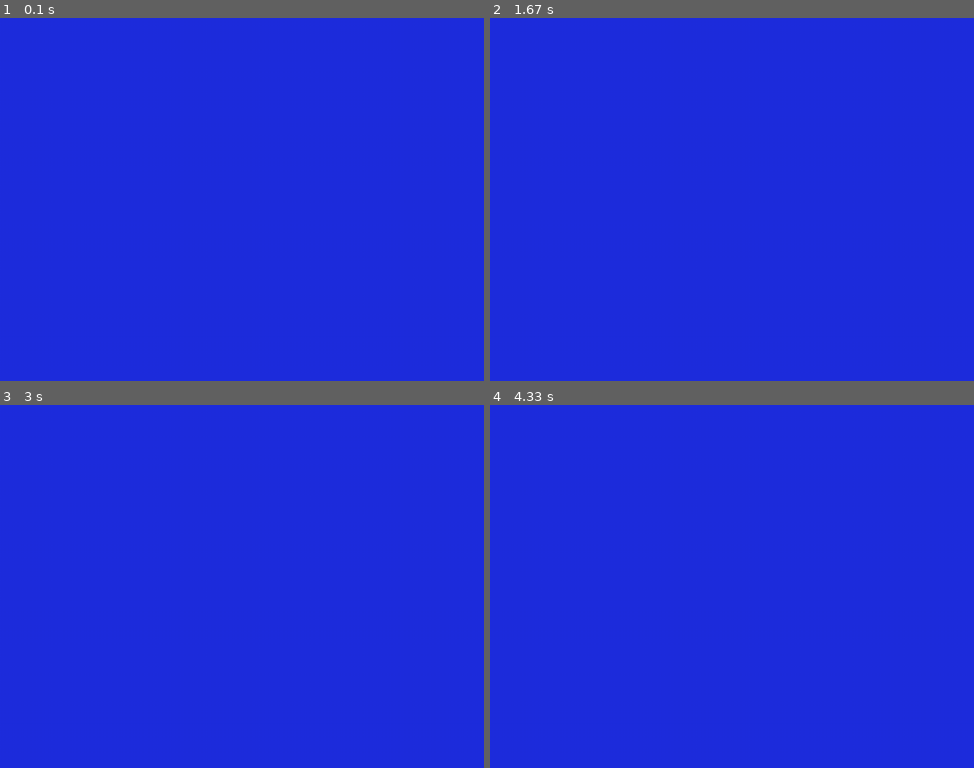
Above: before the commit, frames 1-4 (two rows, left to right).
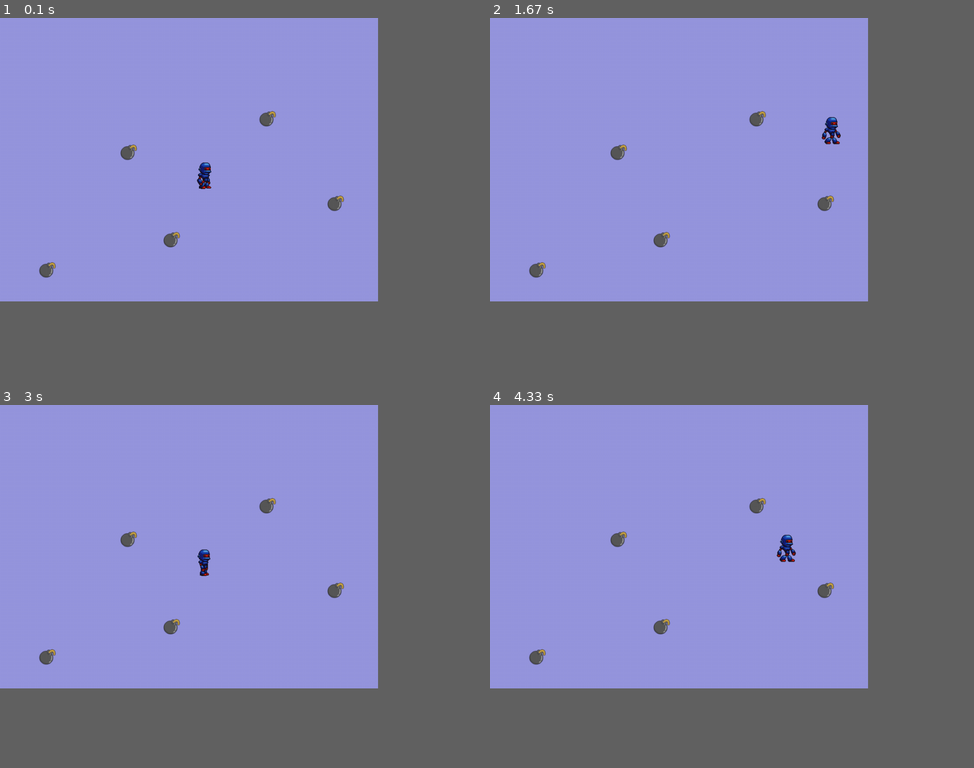
Above: after the commit, the same moments.

Repository: anbreaker/k7pyGame
Game: pygame game, started from main.py
Same seed, same stepped clock (60 frames per second), same inputs: the game is played once before the commit and once after it.
Inputs:
- Up to frame 1 (0.1 s): no input
- Up to frame 2 (1.67 s): hold Right 0.33-0.8 s; hold Up 0.83-1.13 s; hold Right 1.17-1.63 s
- Up to frame 3 (3 s): hold Left 1.67-2.2 s; hold Down 2.23-2.53 s; hold Left 2.57-2.97 s
- Up to frame 4 (4.33 s): hold Up 3-3.37 s; hold Right 3.4-4.03 s; hold Down from 4.07 s (still down)
In our replay, the window is 900x675 before the commit and 703x527 after it. These sizes can differ from the game's own. Grey fills any space a smaller window leaves; there, only what the larger window draws over its background counts as a difference.

The runs differ from the first frame. In frame 1, 61% of the frame differs, in the area x 0-79%, y 0-79%; in frame 2, 61%; in frame 3, 61%; in frame 4, 61%.

Commit message:
bombas y clases

Diff:
--- a/main.py
+++ b/main.py
@@ -1,23 +1,162 @@
 from pygame import *
 from pygame.locals import *
 import sys
+from random import randint
 
-# inicializamos pygame
 init()
+FPS = 60
 
-# Ventana principal del juego
-screen = display.set_mode((1024, 768))
-display.set_caption('Hola Mundo')
-background_color = (30, 46, 222)
 
-# Bucle de eventos, actualizacion de objetos y refresco del programa.
-while True:
-    for ev in event.get():
-        if ev.type == QUIT:
-            quit()
-            sys.exit()
+class Bomb:
+    pictures = ['bomb_01.png', 'bomb_02.png', 'bomb_03.png', 'bomb_04.png']
 
-        # ... procesar el resto de eventos
-        screen.fill(background_color)
+    def __init__(self, x=0, y=0):
+        self.x = x
+        self.y = y
 
-        display.flip() #loop
+        self.frames = []
+        for pict in self.pictures:
+            frame = image.load('resources/{}'.format(pict)).convert_alpha()
+            self.frames.append(frame)
+        # self.frames = [image.load('resources/{}'.format(pict)).convert_alpha() for pict in self.pictures]
+
+        self.frame_act = 0
+        self.num_frames = len(self.frames)
+
+        self.current_time = 0
+        self.animation_time = FPS//60
+
+    def update(self, dt):
+        self.current_time += dt
+        if self.current_time >= self.animation_time:
+            self.current_time = 0
+            self.frame_act += 1
+            if self.frame_act == self.num_frames:
+                self.frame_act = 0
+            # self.frame_act = (self.frame_act + 1) % self.num_frames
+
+    @property
+    def position(self):
+        return self.x, self.y
+
+    @property
+    def image(self):
+        return self.frames[self.frame_act]
+
+
+class Robot:
+    speed = 5
+    pictures = ['robot_r01.png', 'robot_r02.png',
+                'robot_r03.png', 'robot_r04.png']
+
+    def __init__(self, x=0, y=0):
+        self.x = x
+        self.y = y
+
+        self.frames = []
+        for pict in self.pictures:
+            frame = image.load('resources/{}'.format(pict)).convert_alpha()
+            self.frames.append(frame)
+        # self.frames = [image.load('resources/{}'.format(pict)).convert_alpha() for pict in self.pictures]
+
+        self.frame_act = 0
+        self.num_frames = len(self.frames)
+
+    def change_frame(self):
+        self.frame_act += 1
+        if self.frame_act == self.num_frames:
+            self.frame_act = 0
+        # self.frame_act = (self.frame_act + 1) % self.num_frames
+
+    def go_up(self):
+        '''
+        if self.y > 0:
+            self.y -= self.speed
+        '''
+        self.y = max(0, self.y - self.speed)
+        self.change_frame()
+
+    def go_down(self):
+        self.y = min(600, self.y + self.speed)
+        self.change_frame()
+
+    def go_left(self):
+        self.x = max(0, self.x - self.speed)
+        self.change_frame()
+
+    def go_right(self):
+        self.x = min(800, self.x + self.speed)
+        self.change_frame()
+
+    @property
+    def position(self):
+        return self.x, self.y
+
+    @property
+    def image(self):
+        return self.frames[self.frame_act]
+
+
+class Game:
+    clock = time.Clock()
+
+    def __init__(self):
+        self.screen = display.set_mode((800, 600))
+        display.set_caption('Hola mundo!')
+
+        self.background_color = (150, 150, 222)
+
+        self.robot = Robot(400, 300)
+
+        self.bombas = []
+        for i in range(5):
+            self.bomb = Bomb(randint(0, 750), randint(0, 550))
+            self.bombas.append(self.bomb)
+
+    def gameOver(self):
+        quit()
+        sys.exit()
+
+    def handleEvents(self):
+        for ev in event.get():
+            if ev.type == QUIT:
+                self.gameOver()
+
+            if ev.type == KEYDOWN:
+                if ev.key == K_UP:
+                    self.robot.go_up()
+                if ev.key == K_DOWN:
+                    self.robot.go_down()
+                if ev.key == K_LEFT:
+                    self.robot.go_left()
+                if ev.key == K_RIGHT:
+                    self.robot.go_right()
+
+        keys_pressed = key.get_pressed()
+        if keys_pressed[K_UP]:
+            self.robot.go_up()
+        if keys_pressed[K_DOWN]:
+            self.robot.go_down()
+        if keys_pressed[K_RIGHT]:
+            self.robot.go_right()
+        if keys_pressed[K_LEFT]:
+            self.robot.go_left()
+
+    def mainloop(self):
+        while True:
+            dt = self.clock.tick(FPS)
+
+            self.handleEvents()
+
+            self.screen.fill(self.background_color)
+            self.screen.blit(self.robot.image, self.robot.position)
+            for b in self.bombas:
+                b.update(dt)
+                self.screen.blit(b.image, b.position)
+
+            display.flip()
+
+
+if __name__ == '__main__':
+    game = Game()
+    game.mainloop()
Binary file added: resources/bomb_01.png
Binary file added: resources/bomb_02.png
Binary file added: resources/bomb_03.png
Binary file added: resources/bomb_04.png
Binary file added: resources/robot_r02.png
Binary file added: resources/robot_r03.png
Binary file added: resources/robot_r04.png
